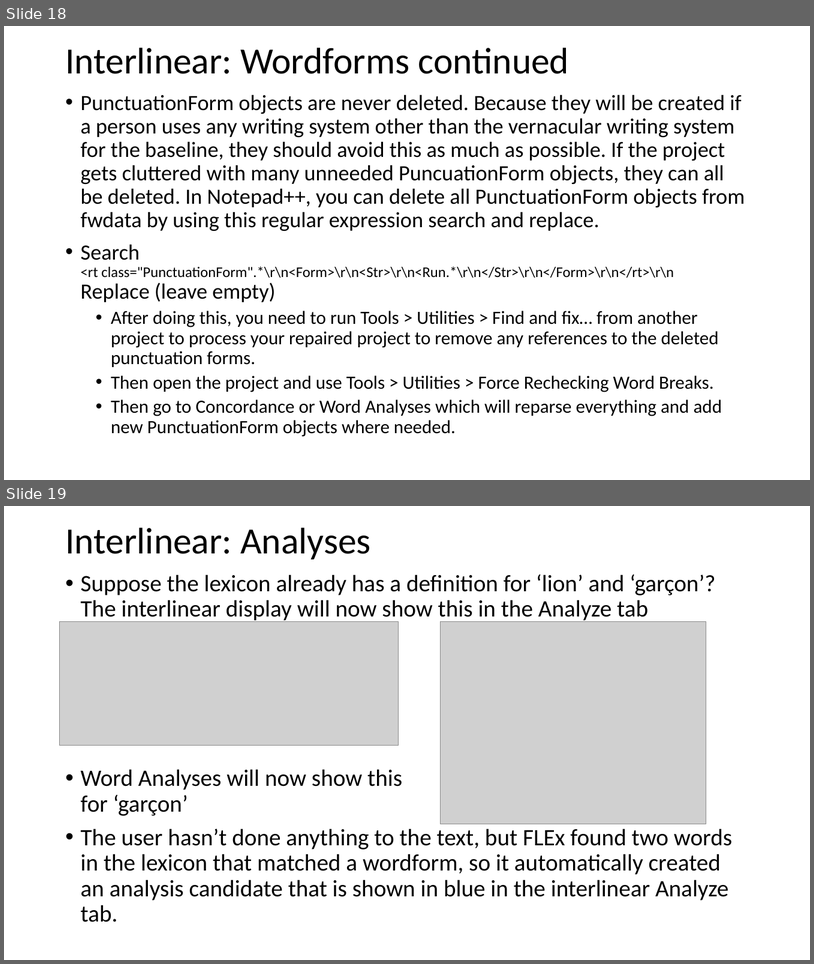
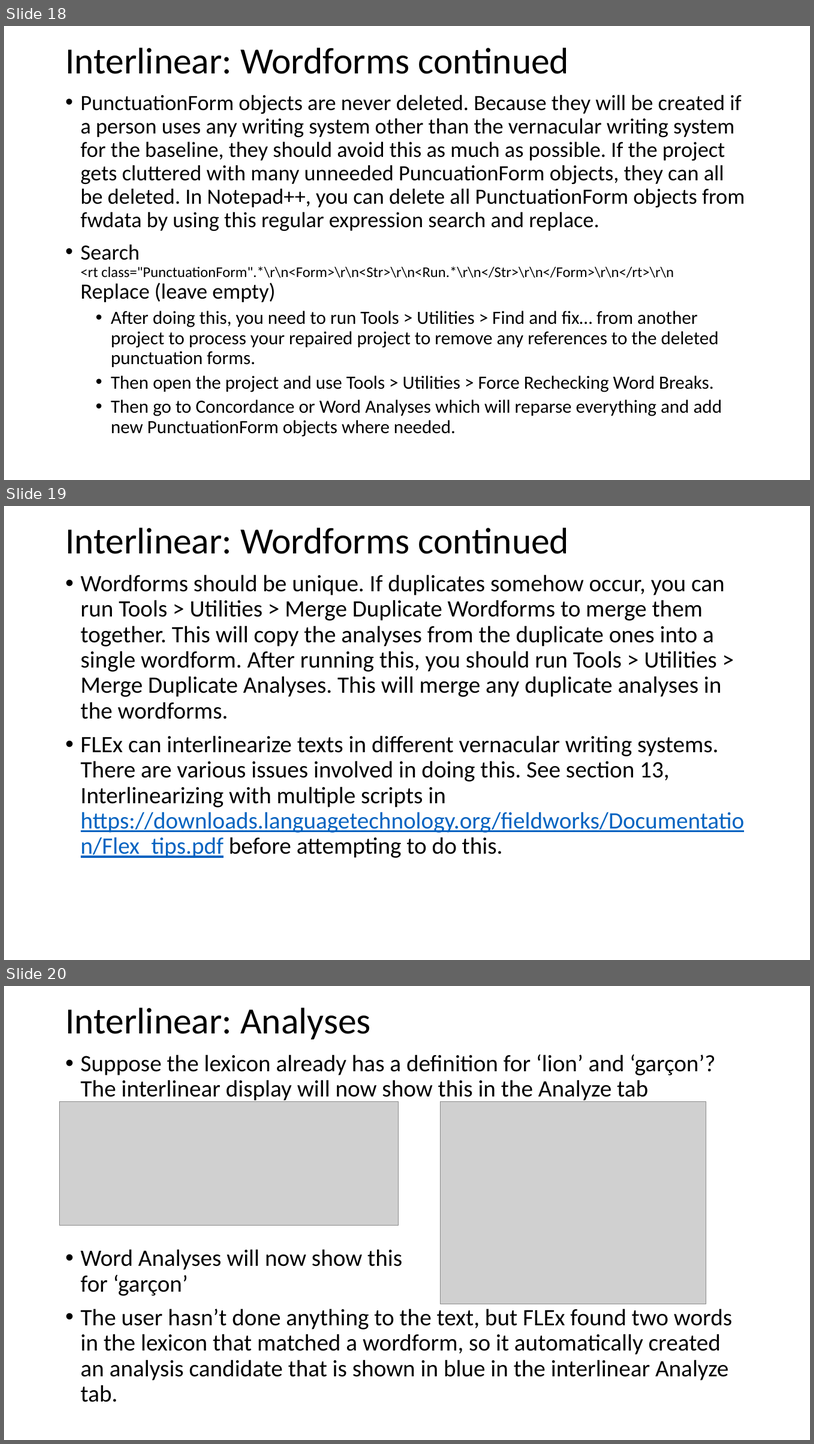
Before and after one commit to sillsdev/FwDocumentation, a slide deck: HelpResourcesSources/TechnicalNotes/FLEx 9.1 Conceptual Model - Grammar and interlinear model.pptx. Shown one above the other, each under a label of ours: slides 18 and 19 before the commit, slides 18, 19 and 20 after it. The pictures are 814x964 and 814x1444 pixels, drawn with LibreOffice and Linux fonts; fonts in the diff are those of the drawing; grey boxes stand for pictures. Boxes give left, top, right and bottom in pixels: in the first picture for what was removed or moved away, otherwise in the second. Text is boxed around its words. In the diff, an @@ line names an element or a change of style, - is before the commit and + after.

```diff
--- a/HelpResourcesSources/TechnicalNotes/FLEx 9.1 Conceptual Model - Grammar and interlinear model.pptx
+++ b/HelpResourcesSources/TechnicalNotes/FLEx 9.1 Conceptual Model - Grammar and interlinear model.pptx
@@ slide 19 added at (4,506,810,960), background #FFFFFF @@
@@ title added at (65,528,570,554), 44 pt, text #000000 @@
+Interlinear: Wordforms continued
@@ text added at (81,574,745,858), 28 pt, text #000000 @@
+• Wordforms should be unique. If duplicates somehow occur, you can run Tools > Utilities > Merge Duplicate Wordforms to merge them together. This will copy the analyses from the duplicate ones into a single wordform. After running this, you should run Tools > Utilities > Merge Duplicate Analyses. This will merge any duplicate analyses in the wordforms.
+• FLEx can interlinearize texts in different vernacular writing systems. There are various issues involved in doing this. See section 13, Interlinearizing with multiple scripts in https://downloads.languagetechnology.org/fieldworks/Documentation/Flex_tips.pdf before attempting to do this.
@@ what was slide 19 is now slide 20 @@
```
Also in this commit, not shown: 10 slides changed, 1 slide removed, 5 other files.
